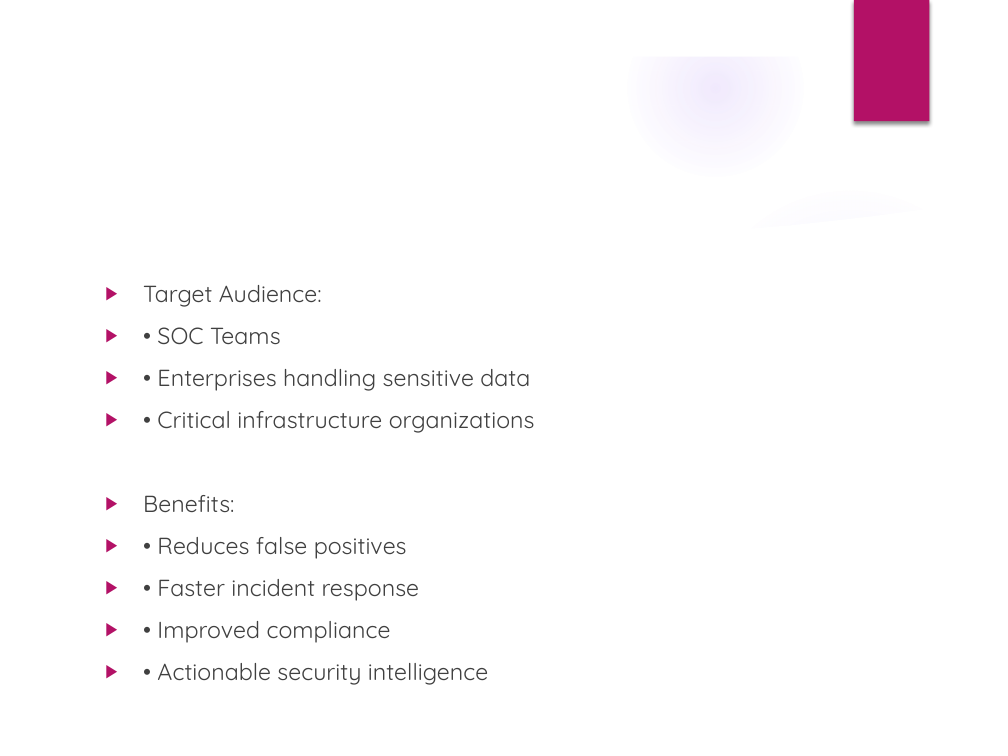
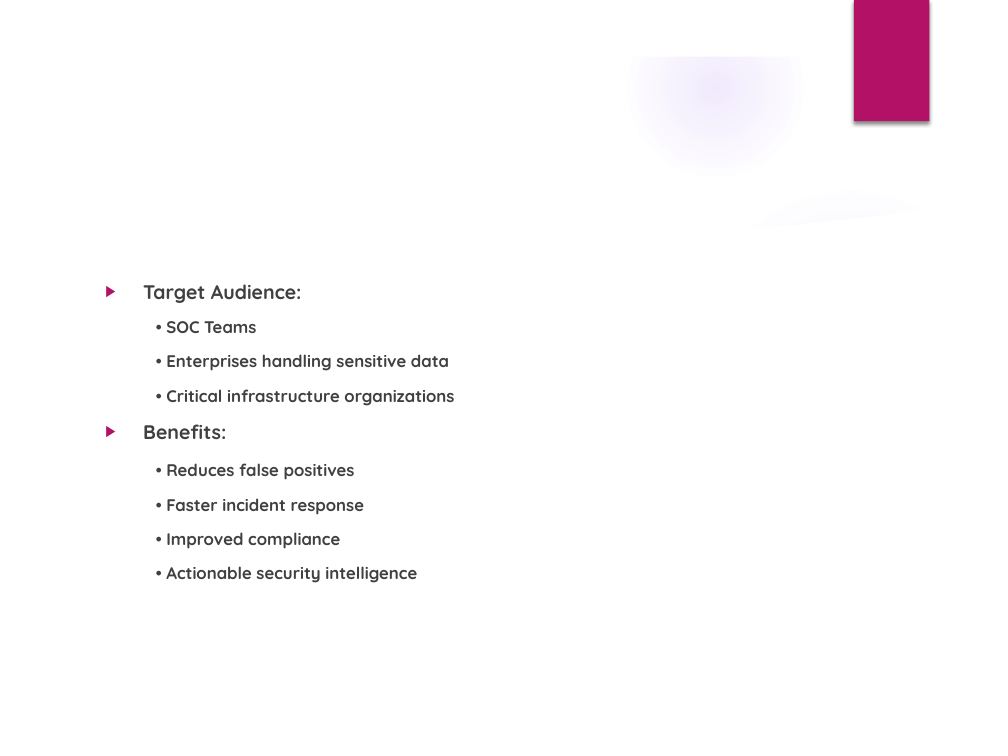
Before and after one commit to AstronomerAKabhi/Seentry-Dynamics, a slide deck: slide 6 of Cyber_Pirates_GenXHack_Presentation.pptx. Drawn at 1008x756 pixels with LibreOffice and Linux fonts; fonts in the diff are those of the drawing; background and template pictures are left out. Boxes give left, top, right and bottom in pixels: in the first picture for what was removed or moved away, otherwise in the second. Text is boxed around its words. In the diff, an @@ line names an element or a change of style, - is before the commit and + after.

```diff
--- a/Cyber_Pirates_GenXHack_Presentation.pptx
+++ b/Cyber_Pirates_GenXHack_Presentation.pptx
@@ text "Target Audience:" at bbox=[143, 284, 454, 583]: size 16.6 to 14 pt in "Target Audience:", "Benefits:"; bold on; size 16.6 to 12 pt in "• SOC Teams", "• Enterprises handling sensitive data", "• Critical infrastructure organizations", "• Reduces false positives" and 3 more places; bullet ▶ to none @@
```
Also in this commit, not shown: 4 other slides changed, 12 other files.
